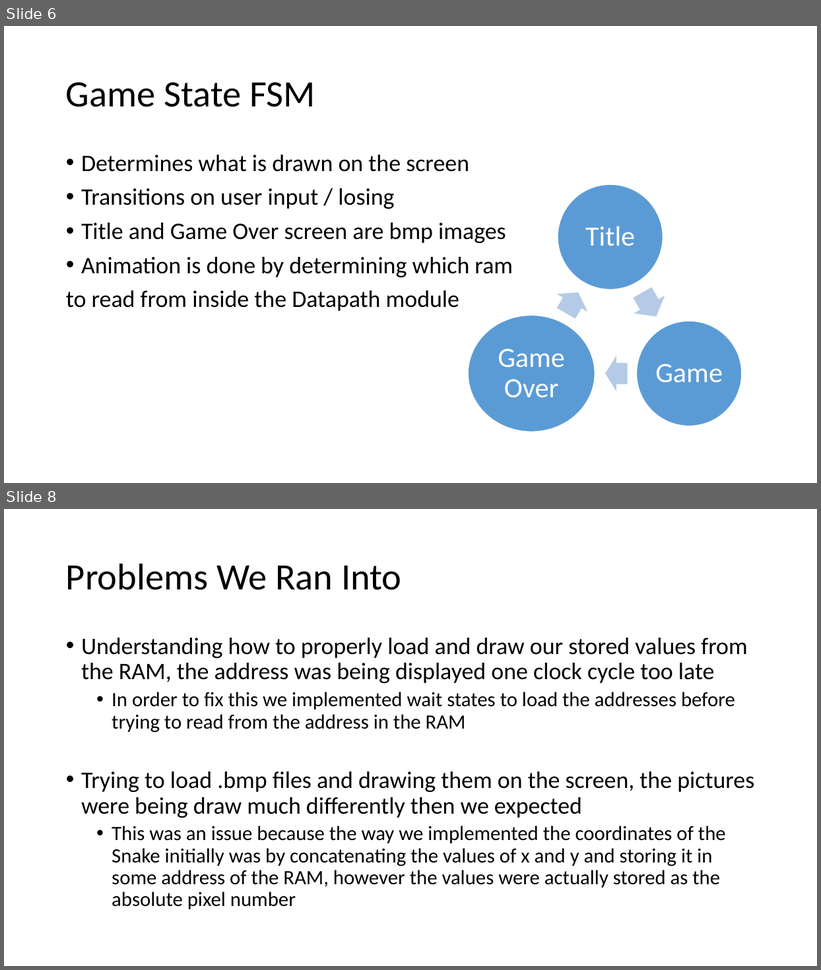
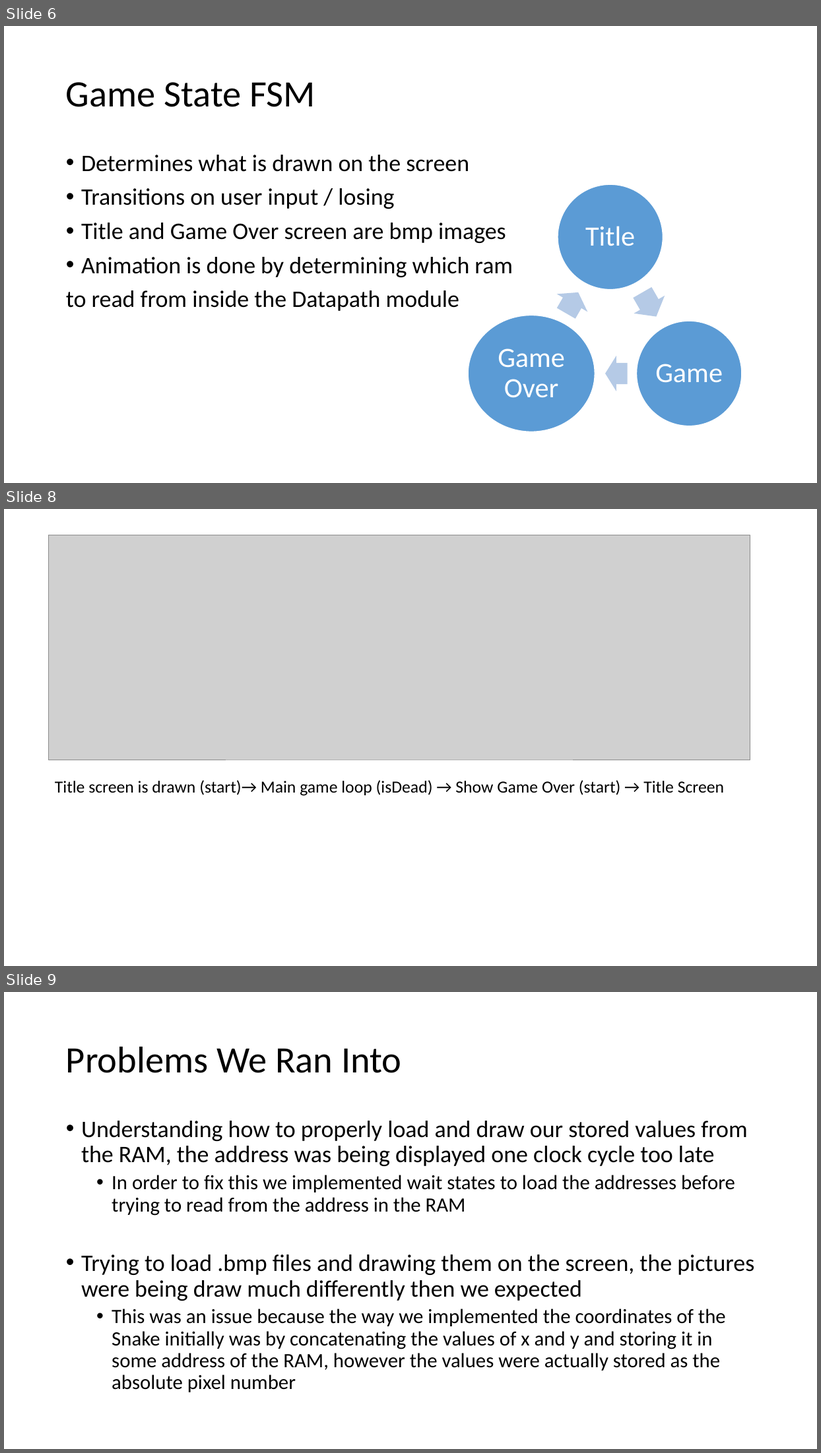
Before and after one commit to darwintr/Snake, a slide deck: Other files/CSC258 – Project.pptx. Shown one above the other, each under a label of ours: slides 6 and 8 before the commit, slides 6, 8 and 9 after it; the slides between them are not shown. The pictures are 821x970 and 821x1453 pixels, drawn with LibreOffice and Linux fonts; fonts in the diff are those of the drawing; grey boxes stand for pictures. Boxes give left, top, right and bottom in pixels: in the first picture for what was removed or moved away, otherwise in the second. Text is boxed around its words. In the diff, an @@ line names an element or a change of style, - is before the commit and + after.

Commit message:
forgot waveform slide

```diff
--- a/Other files/CSC258 – Project.pptx
+++ b/Other files/CSC258 – Project.pptx
@@ slide 8 added at (4,509,817,966), background #FFFFFF @@
@@ picture added at (48,535,750,760) @@
@@ text added at (55,780,724,796), 20 pt, text #000000 @@
+Title screen is drawn (start)→ Main game loop (isDead) → Show Game Over (start) → Title Screen
@@ what was slide 8 is now slide 9 @@
```
